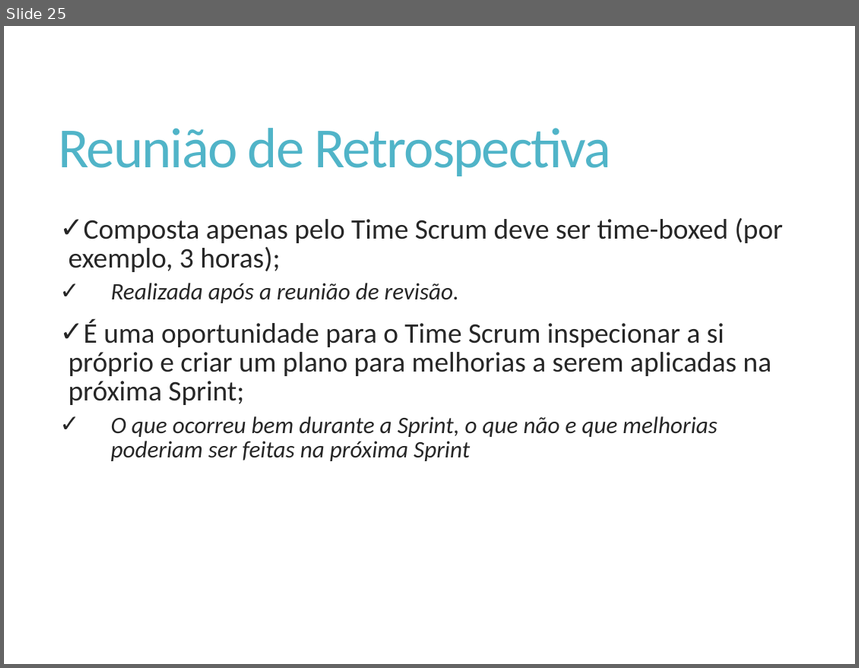
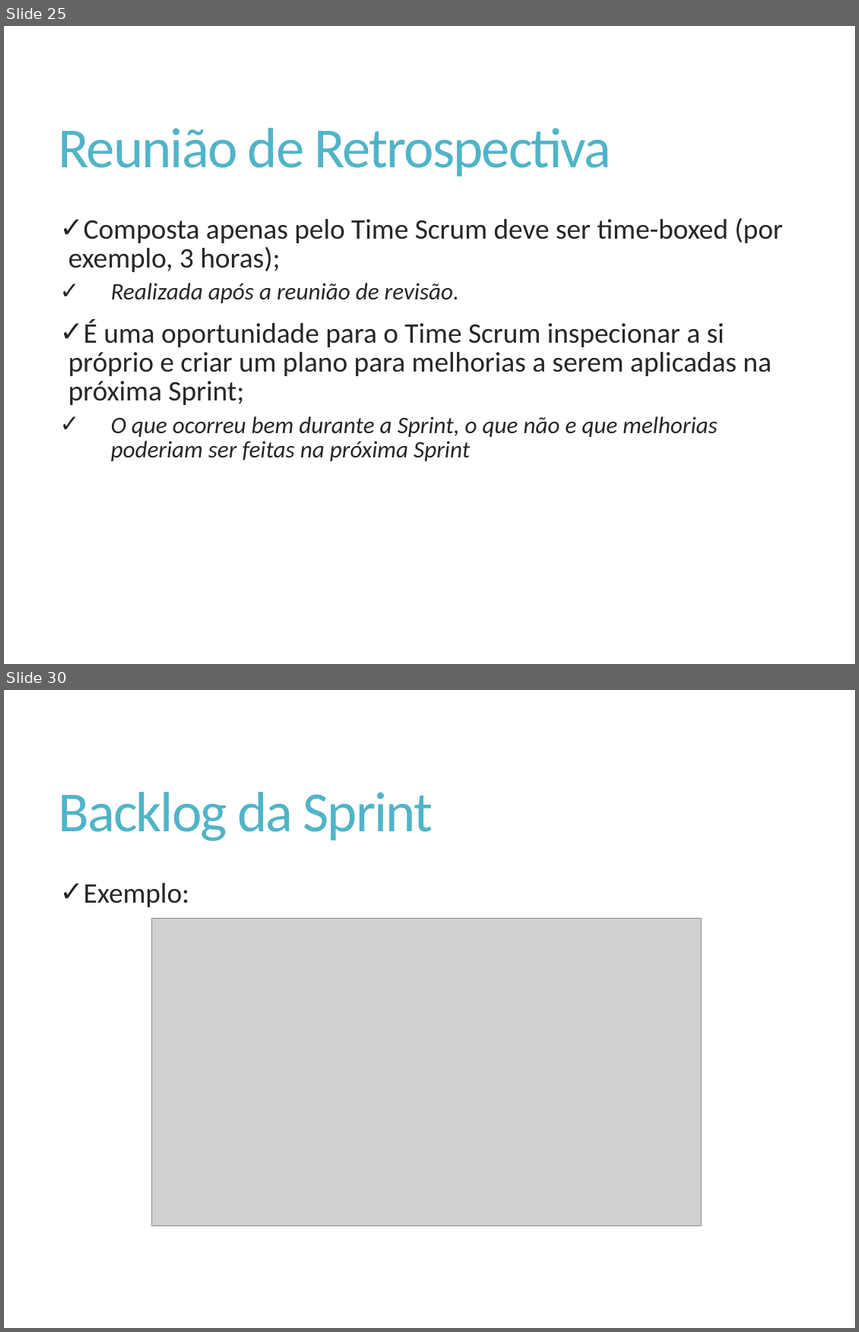
Before and after one commit to Elton-Garbin/TCC-2016, a slide deck: StartIdea/StartIdea.Docs/Apresentacao.pptx. Shown one above the other, each under a label of ours: slide 25 before the commit, slides 25 and 30 after it; the slides between them are not shown. The pictures are 859x668 and 859x1332 pixels, drawn with LibreOffice and Linux fonts; fonts in the diff are those of the drawing; grey boxes stand for pictures. Boxes give left, top, right and bottom in pixels: in the first picture for what was removed or moved away, otherwise in the second. Text is boxed around its words. In the diff, an @@ line names an element or a change of style, - is before the commit and + after.

```diff
--- a/StartIdea/StartIdea.Docs/Apresentacao.pptx
+++ b/StartIdea/StartIdea.Docs/Apresentacao.pptx
@@ slide 30 added at box(4, 690, 855, 1328), background #FFFFFF @@
@@ title added at box(59, 792, 433, 841), 48 pt, text #50B4C8 @@
+Backlog da Sprint
@@ text added at box(84, 883, 190, 907), 24 pt, text #262626 @@
+✓ Exemplo:
@@ picture added at box(152, 919, 701, 1227) @@
```
Also in this commit, not shown: 5 other slides added.
